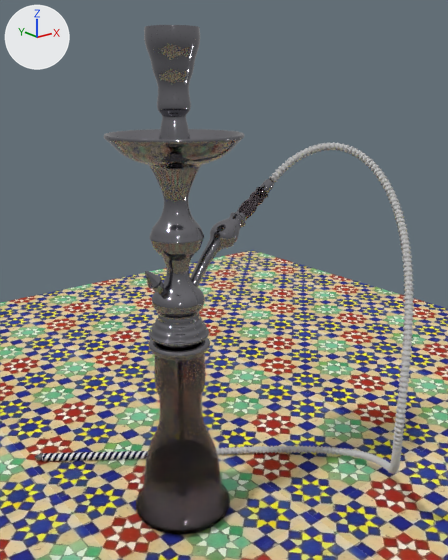
The Blender file File di blender/Massimo/Narghilé.blend, before and after one commit.
Both versions are drawn from a 50 mm camera at (-0.397, -0.584, 0.538) aimed at (0.072, 0.003, 0.303). The axes (+X, +Y, +Z) are drawn at upper left. The lights are the same throughout.

Objects in the first picture: 'Base Narghilé vetro', 'Corpo Narghilé metallo', 'Parte iniziale tubo', 'Pezzo di tubo.001', 'Plane', 'Termine tubo per bocca.001'.
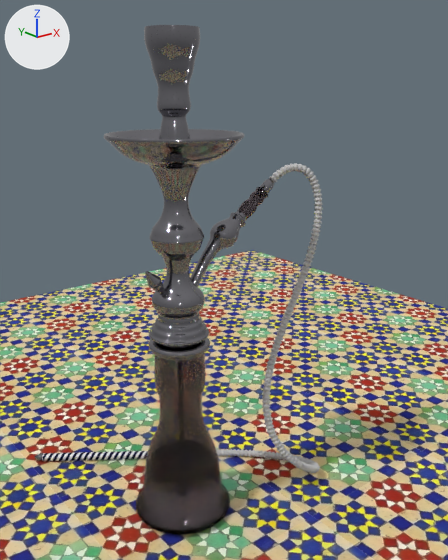
What changed in the scene script:
```text
Change cu_nurbspath_001:
    where _sp = cu_nurbspath_001.splines.new('NURBS'); _sp.points.add(6)
    remove _sp.points.foreach_set('co', [0.0, 0.0, 0.0, 1.0, 0.0926, -0.0101, 0.0862, 1.0, 0.168, -0.165, -0.00849, 1.0, -0.212, -0.31, -0.322, 1.0, 0.212, -0.131, -0.407, 1.0, 0.0896, -0.00928, -0.415, 1.0, -0.105, 0.113, -0.415, 1.0])
    add _sp.points.foreach_set('co', [0.0, 0.0, 0.0, 1.0, 0.047, -0.0101, 0.048, 1.0, 0.123, -0.0644, -0.0593, 1.0, -0.176, 0.0313, -0.332, 1.0, 0.0535, -0.143, -0.421, 1.0, 0.0896, -0.00928, -0.415, 1.0, -0.105, 0.113, -0.415, 1.0])
```

What differs and where, as boxes [x1, y1, x2, y2] in the pictures (448 x 560 px):
'Pezzo di tubo.001', reshaped
    before: [216, 142, 414, 474]
    after: [216, 163, 323, 473]
